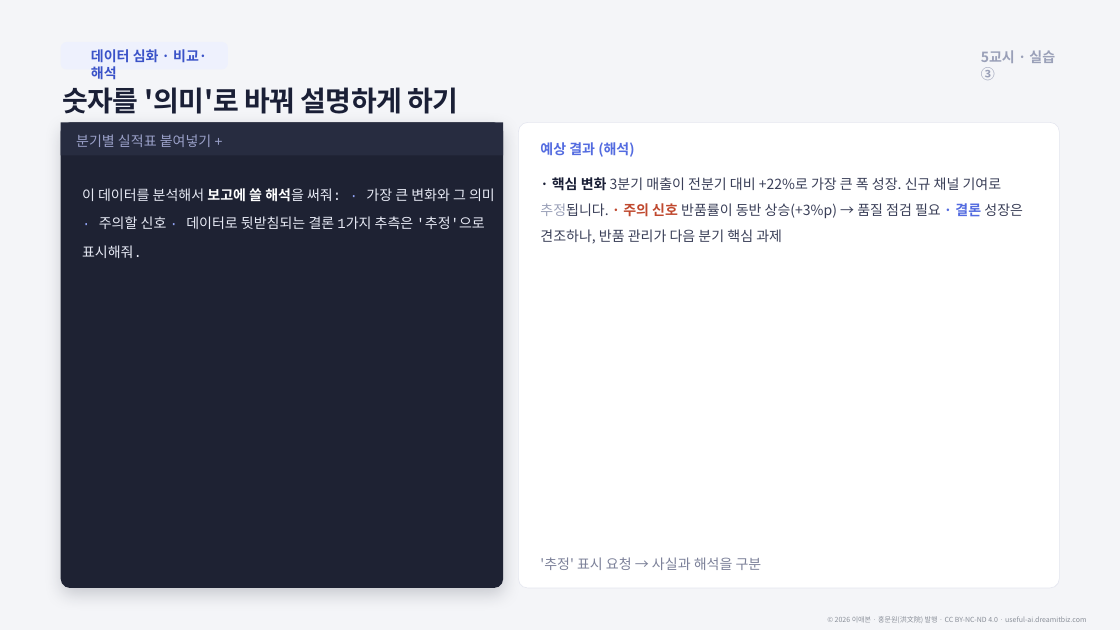
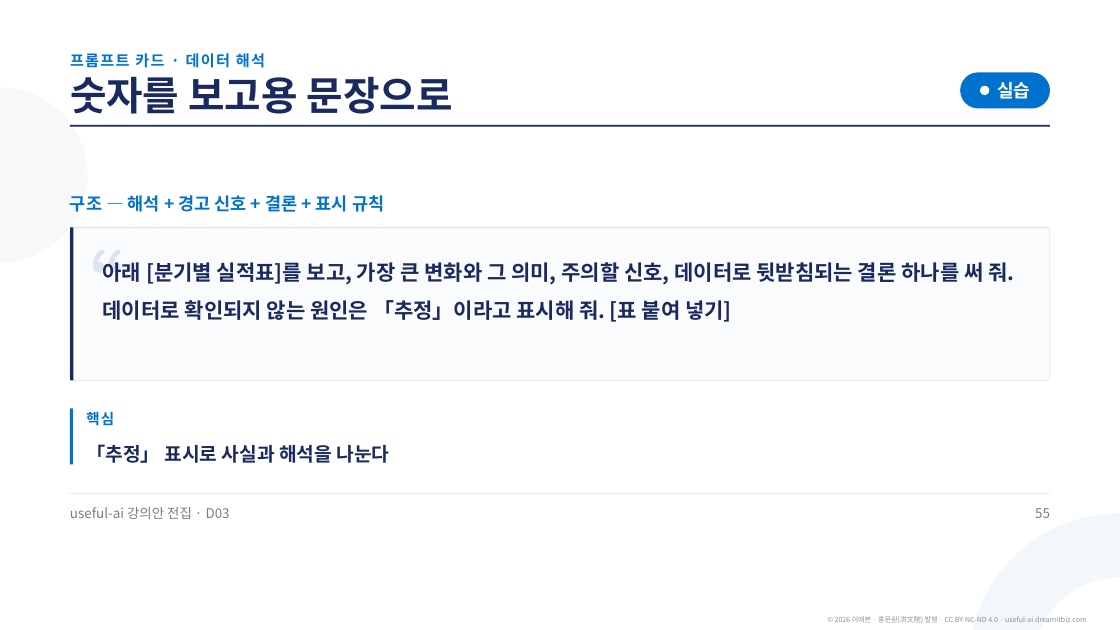
Before and after one commit to aebonlee/materials, a slide deck: slide 57 of library/d03-claude-work-automation/d03-claude-work-automation.pptx (slide 73 before the commit). Drawn at 1120x630 pixels with LibreOffice and Linux fonts; fonts in the diff are those of the drawing. Boxes give left, top, right and bottom in pixels: in the first picture for what was removed or moved away, otherwise in the second. Text is boxed around its words. In the diff, an @@ line names an element or a change of style, - is before the commit and + after.

```diff
--- a/library/d03-claude-work-automation/d03-claude-work-automation.pptx
+++ b/library/d03-claude-work-automation/d03-claude-work-automation.pptx
@@ background #F4F5F8 to #FFFFFF @@
@@ rounded rectangle removed at box(60, 42, 228, 69) @@
@@ text added at box(70, 53, 265, 68), 19.5 pt, text #0072CE, bold @@
+프롬프트 카드 · 데이터 해석
@@ text removed at box(91, 49, 207, 79) @@
-데이터 심화 · 비교·해석
@@ ellipse added at box(0, 87, 87, 262), fill #F8F8FA @@
@@ text removed at box(62, 87, 458, 114) @@
-숫자를 '의미'로 바꿔 설명하게 하기
@@ text added at box(70, 76, 453, 114), 51 pt, text #1A2A5E, bold @@
+숫자를 보고용 문장으로
@@ rounded rectangle added at box(960, 72, 1050, 109), fill #0072CE @@
@@ ellipse added at box(980, 86, 990, 95), fill #FFFFFF @@
@@ text at box(997, 82, 1030, 99): text changed; size 18 to 23.2 pt; text colour #9AA0B8 to #FFFFFF @@
-5교시 · 실습③
+실습
@@ rounded rectangle removed at box(60, 123, 503, 588) @@
@@ rectangle removed at box(60, 123, 503, 156) @@
@@ rectangle added at box(70, 125, 1050, 127), fill #1A2A5E @@
@@ text removed at box(76, 134, 212, 147) @@
-분기별 실적표 붙여넣기 +
@@ rounded rectangle removed at box(519, 123, 1060, 588) @@
@@ text removed at box(540, 142, 634, 157) @@
-예상 결과 (해석)
@@ text removed at box(540, 177, 1023, 244) @@
-· 핵심 변화 3분기 매출이 전분기 대비 +22%로 가장 큰 폭 성장. 신규 채널 기여로 추정됩니다. · 주의 신호 반품률이 동반 상승(+3%p) → 품질 점검 필요 · 결론 성장은 견조하나, 반품 관리가 다음 분기 핵심 과제
@@ text added at box(70, 195, 384, 212), 22.5 pt, text #0072CE, bold @@
+구조 — 해석 + 경고 신호 + 결론 + 표시 규칙
@@ rounded rectangle added at box(70, 227, 1050, 380), fill #FAFBFD, outline #DCE1E8 0.75 pt @@
@@ rectangle added at box(70, 227, 73, 380), fill #1A2A5E @@
@@ text added at box(90, 236, 142, 306), 82.5 pt, text #DDE4EF, bold @@
+“
@@ text at box(103, 262, 1014, 322): text changed; size 18 to 27 pt; font Courier New to Noto Sans CJK KR; text colour #E7EAF5 to #1A2A5E; bold on @@
-이 데이터를 분석해서 보고에 쓸 해석을 써줘: · 가장 큰 변화와 그 의미 · 주의할 신호 · 데이터로 뒷받침되는 결론 1가지 추측은 '추정'으로 표시해줘.
+아래 [분기별 실적표]를 보고, 가장 큰 변화와 그 의미, 주의할 신호, 데이터로 뒷받침되는 결론 하나를 써 줘. 데이터로 확인되지 않는 원인은 「추정」이라고 표시해 줘. [표 붙여 넣기]
@@ rectangle added at box(70, 408, 73, 464), fill #0072CE @@
@@ text added at box(86, 411, 114, 426), 18.8 pt, text #0072CE, bold @@
+핵심
@@ text at box(86, 444, 390, 463): text changed; size 18 to 24.8 pt; text colour #7C8199 to #1A2A5E; bold on @@
-'추정' 표시 요청 → 사실과 해석을 구분
+「추정」 표시로 사실과 해석을 나눈다
@@ rectangle added at box(70, 493, 1050, 494), fill #DCE1E8 @@
@@ text added at box(70, 507, 230, 519), 17.2 pt, text #7D7D7D @@
+useful-ai 강의안 전집 · D03
@@ text added at box(1035, 508, 1050, 518), 17.2 pt, text #7D7D7D @@
+55
@@ ellipse added at box(968, 514, 1120, 630), fill #F2F7FC @@
```
Also in this commit, not shown: 42 other slides changed, 38 slides added, 64 slides removed, 17 other files.
